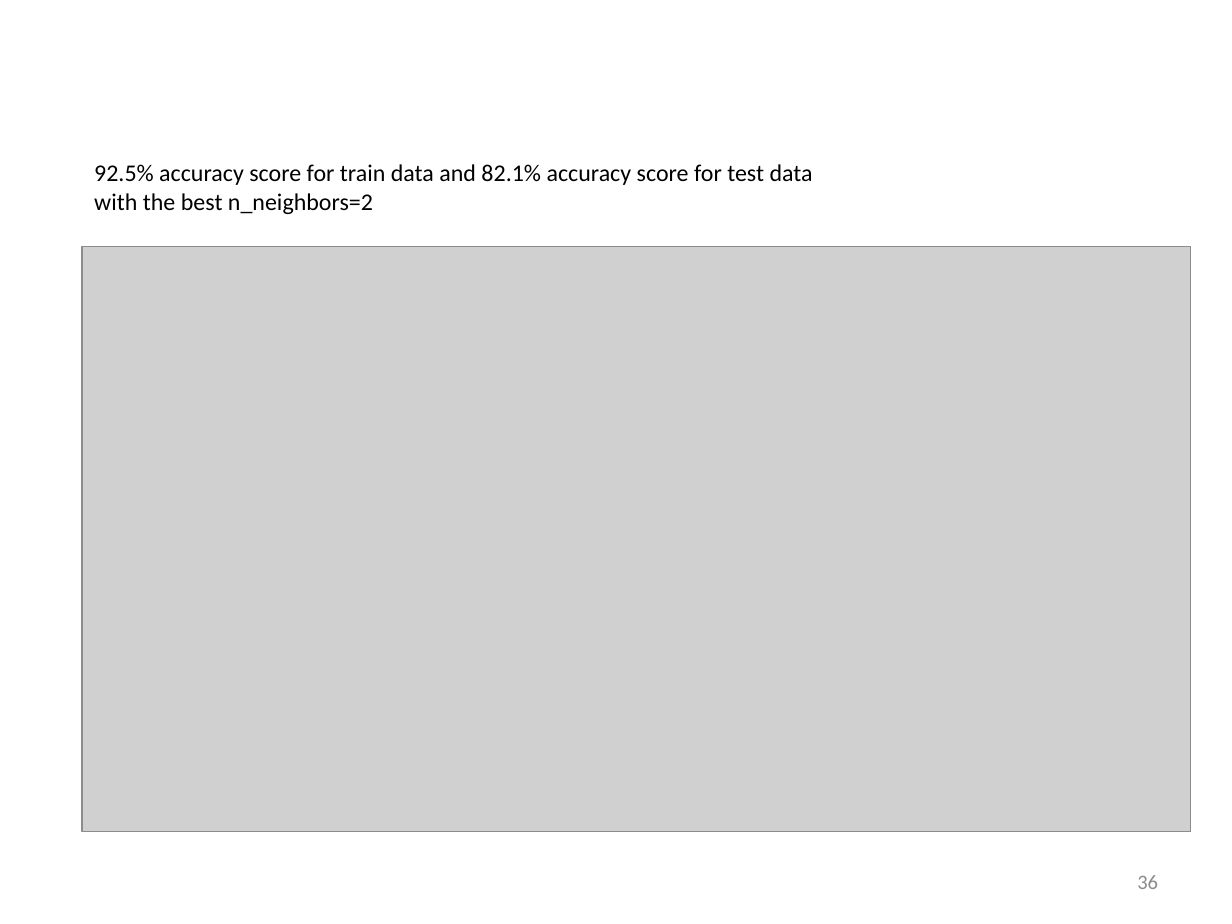
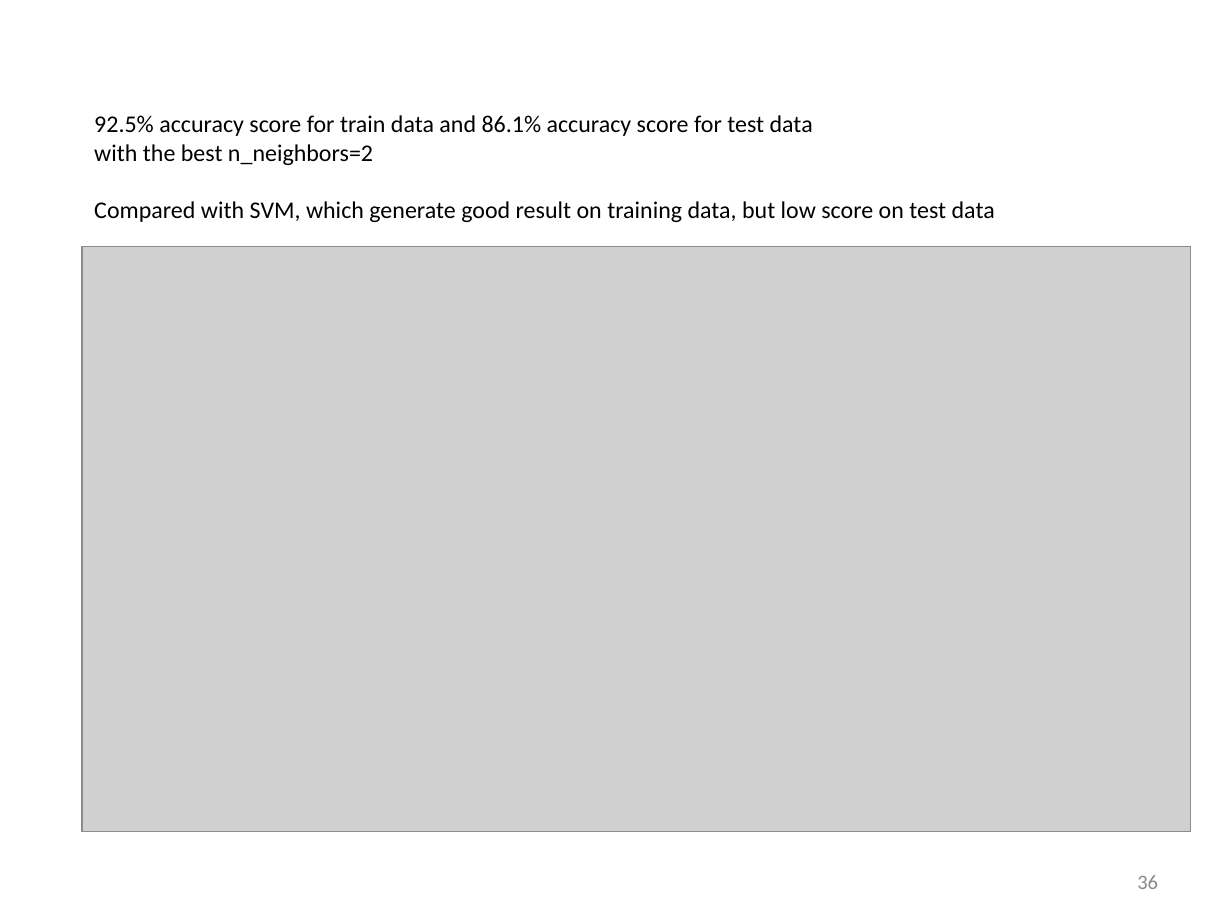
Before and after one commit to Jingxiang6/capstone_projection_1_new_mexico_ocd_oil_gas_well_incident_data_practice, a slide deck: slide 36 of capstone_project1_New_Mexico_Well_Oil_Gas_Spill_Incidents.pptx. Drawn at 1232x924 pixels with LibreOffice and Linux fonts; fonts in the diff are those of the drawing; grey boxes stand for pictures. Boxes give left, top, right and bottom in pixels: in the first picture for what was removed or moved away, otherwise in the second. Text is boxed around its words. In the diff, an @@ line names an element or a change of style, - is before the commit and + after.

```diff
--- a/capstone_project1_New_Mexico_Well_Oil_Gas_Spill_Incidents.pptx
+++ b/capstone_project1_New_Mexico_Well_Oil_Gas_Spill_Incidents.pptx
@@ text "92.5% accuracy score for train ...": place and size @@
-text "92.5% accuracy score for train ..." at (94,164,813,214)
+text "92.5% accuracy score for train ..." at (94,115,995,222)
@@ text at (94,115,813,136): text changed @@
-92.5% accuracy score for train data and 82.1% accuracy score for test data
+92.5% accuracy score for train data and 86.1% accuracy score for test data
@@ text at (94,201,995,222): paragraph added @@
+Compared with SVM, which generate good result on training data, but low score on test data
```
Also in this commit, not shown: 2 other slides changed, 1 other file.
